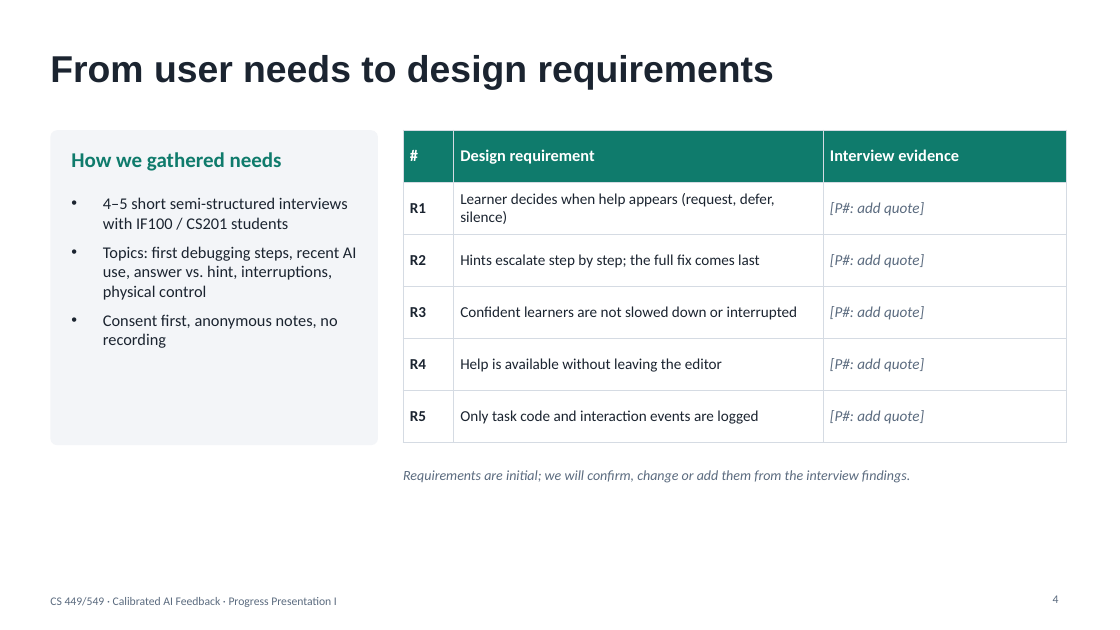
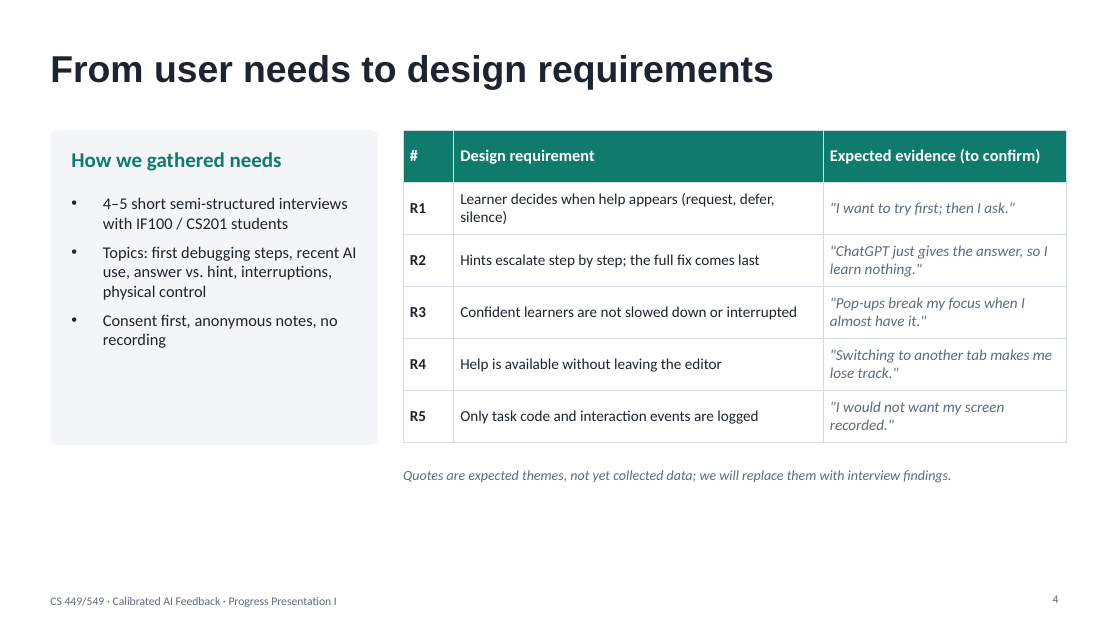
Before and after one commit to EmirC356/CS449-Project, a slide deck: slide 4 of docs/PP1_Calibrated_AI_Feedback.pptx. Drawn at 1120x630 pixels with LibreOffice and Linux fonts; fonts in the diff are those of the drawing. Boxes give left, top, right and bottom in pixels: in the first picture for what was removed or moved away, otherwise in the second. Text is boxed around its words. In the diff, an @@ line names an element or a change of style, - is before the commit and + after.

```diff
--- a/docs/PP1_Calibrated_AI_Feedback.pptx
+++ b/docs/PP1_Calibrated_AI_Feedback.pptx
@@ table at bbox=[403, 130, 1067, 434] @@
-row 1, column 3: Interview evidence
+row 1, column 3: Expected evidence (to confirm)
@@ row 2, column 3: "[P#: add quote]" to ""I want to try first; then I ask."" @@
@@ row 3, column 3: "[P#: add quote]" to ""ChatGPT just gives the answer, so I learn nothing."" @@
@@ row 4, column 3: "[P#: add quote]" to ""Pop-ups break my focus when I almost have it."" @@
@@ row 5, column 3: "[P#: add quote]" to ""Switching to another tab makes me lose track."" @@
@@ row 6, column 3: "[P#: add quote]" to ""I would not want my screen recorded."" @@
@@ text at bbox=[403, 470, 951, 483]: text changed @@
-Requirements are initial; we will confirm, change or add them from the interview findings.
+Quotes are expected themes, not yet collected data; we will replace them with interview findings.
```
Also in this commit, not shown: 1 other slide changed.
